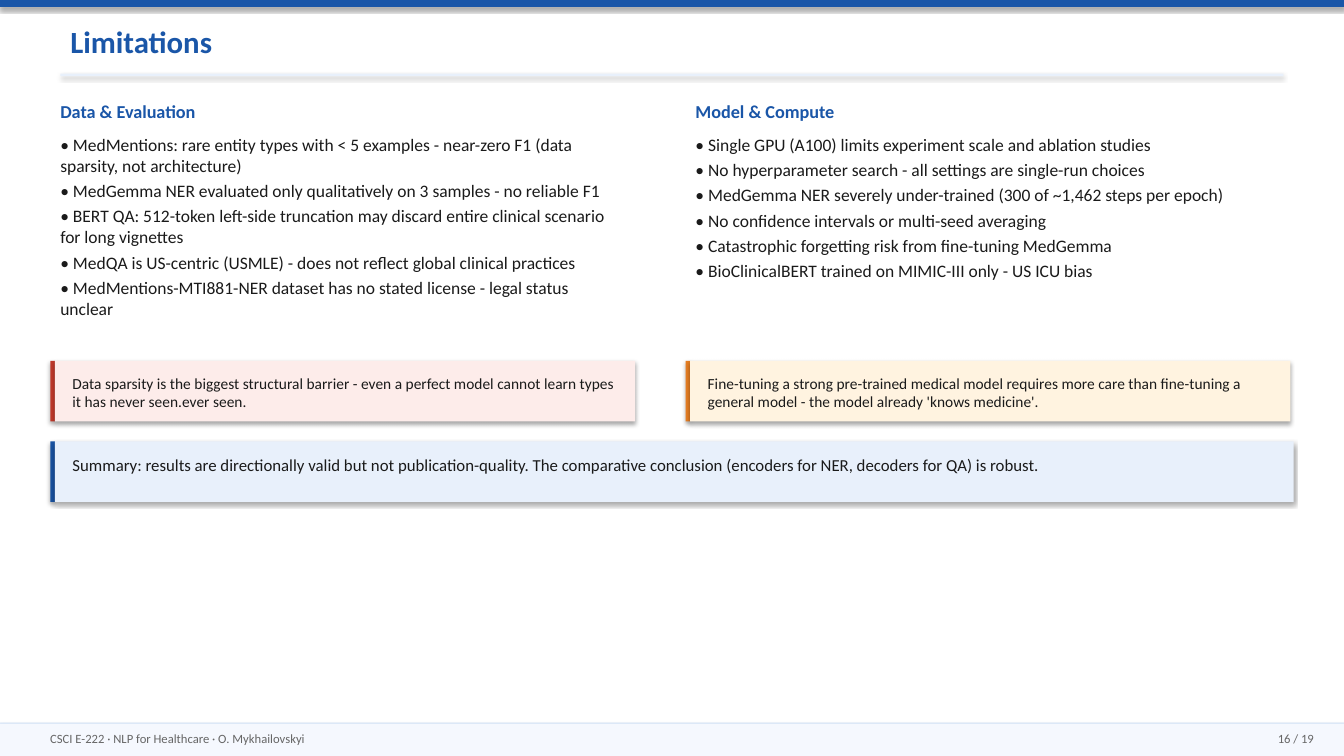
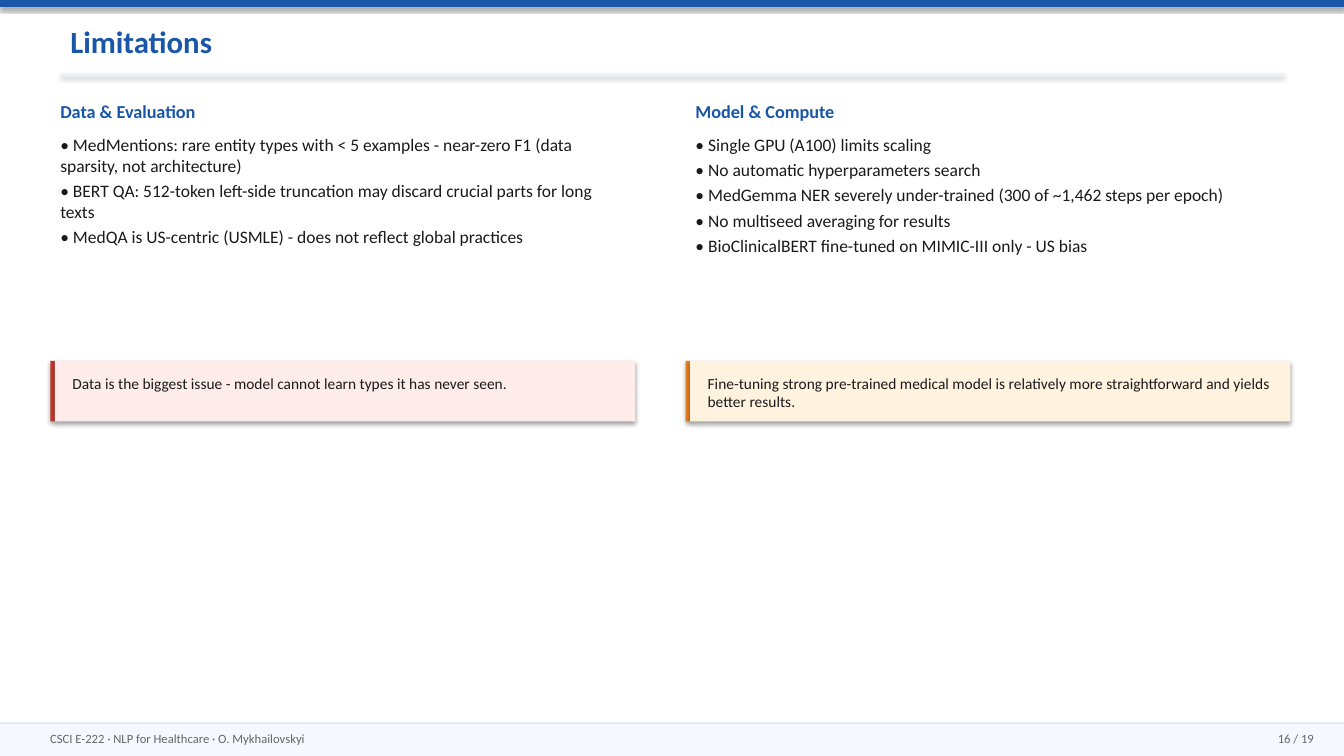
Before and after one commit to vonKleve/csci-e222-final-project, a slide deck: slide 16 of NLP_Healthcare_Mykhailovskyi.pptx. Drawn at 1344x756 pixels with LibreOffice and Linux fonts; fonts in the diff are those of the drawing. Boxes give left, top, right and bottom in pixels: in the first picture for what was removed or moved away, otherwise in the second. Text is boxed around its words. In the diff, an @@ line names an element or a change of style, - is before the commit and + after.

```diff
--- a/NLP_Healthcare_Mykhailovskyi.pptx
+++ b/NLP_Healthcare_Mykhailovskyi.pptx
@@ text at (708, 138, 980, 179): text changed @@
-• Single GPU (A100) limits experiment scale and ablation studies
-• No hyperparameter search - all settings are single-run choices
+• Single GPU (A100) limits scaling
+• No automatic hyperparameters search
@@ text at (60, 185, 592, 246): text changed @@
-• MedGemma NER evaluated only qualitatively on 3 samples - no reliable F1
-• BERT QA: 512-token left-side truncation may discard entire clinical scenario for long vignettes
-• MedQA is US-centric (USMLE) - does not reflect global clinical practices
-• MedMentions-MTI881-NER dataset has no stated license - legal status unclear
+• BERT QA: 512-token left-side truncation may discard crucial parts for long texts
+• MedQA is US-centric (USMLE) - does not reflect global practices
@@ text at (708, 215, 1087, 255): text changed @@
-• No confidence intervals or multi-seed averaging
-• Catastrophic forgetting risk from fine-tuning MedGemma
-• BioClinicalBERT trained on MIMIC-III only - US ICU bias
+• No multiseed averaging for results
+• BioClinicalBERT fine-tuned on MIMIC-III only - US bias
@@ text at (72, 378, 506, 392): text changed @@
-Data sparsity is the biggest structural barrier - even a perfect model cannot learn types it has never seen.ever seen.
+Data is the biggest issue - model cannot learn types it has never seen.
@@ text at (708, 378, 1269, 407): text changed @@
-Fine-tuning a strong pre-trained medical model requires more care than fine-tuning a general model - the model already 'knows medicine'.
+Fine-tuning strong pre-trained medical model is relatively more straightforward and yields better results.
@@ rectangle removed at (50, 442, 54, 502) @@
@@ rectangle removed at (55, 442, 1295, 502) @@
@@ text removed at (72, 459, 1038, 474) @@
-Summary: results are directionally valid but not publication-quality. The comparative conclusion (encoders for NER, decoders for QA) is robust.
```
Also in this commit, not shown: 8 other slides changed, 1 slide removed, 1 other file.
